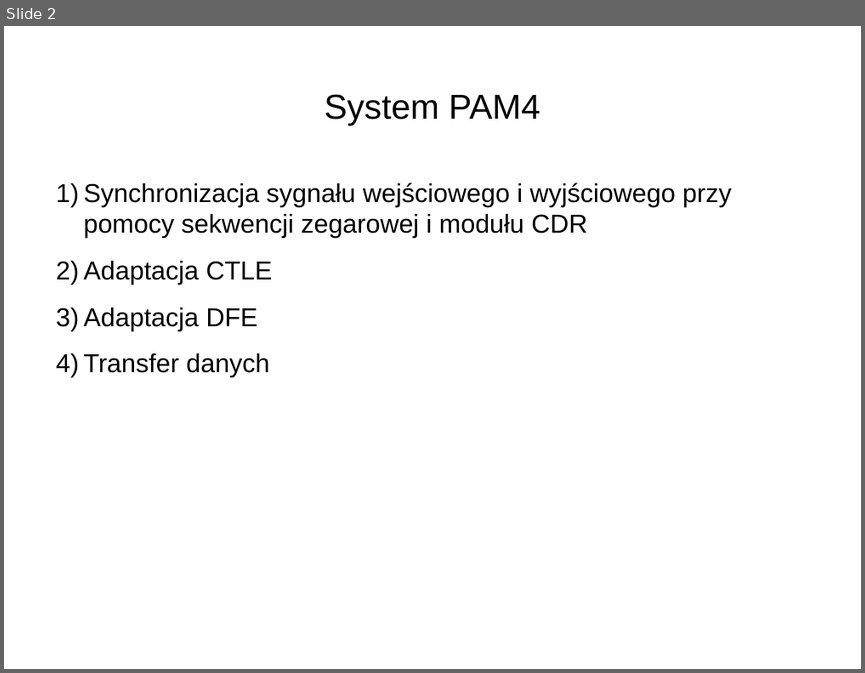
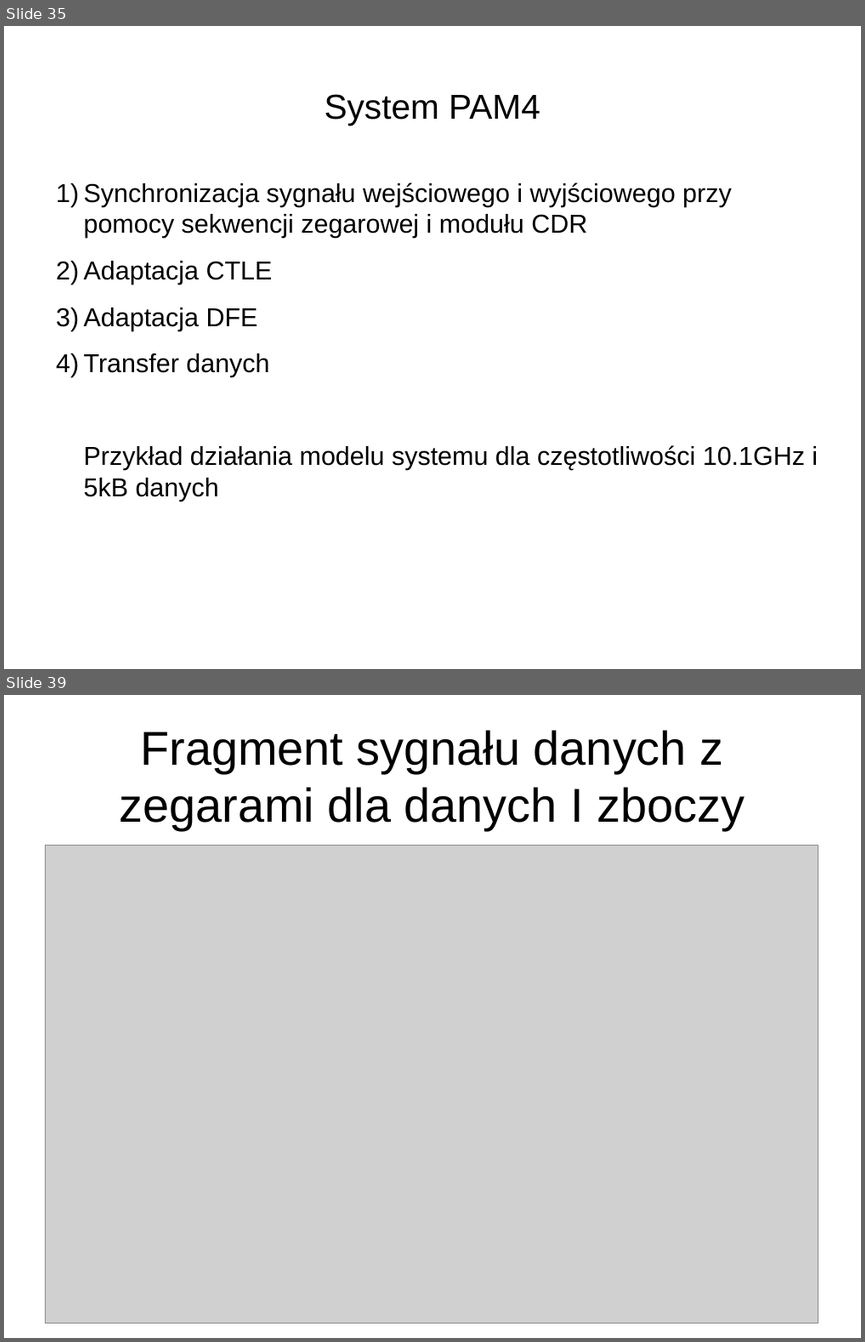
Before and after one commit to joannabp/ProjektSynopsys, a slide deck: Untitled 1.odp. Shown one above the other, each under a label of ours: slide 2 before the commit, slides 35 and 39 after it; the slides between them are not shown. The pictures are 865x673 and 865x1342 pixels, drawn with LibreOffice and Linux fonts; fonts in the diff are those of the drawing; grey boxes stand for pictures. Boxes give left, top, right and bottom in pixels: in the first picture for what was removed or moved away, otherwise in the second. Text is boxed around its words. In the diff, an @@ line names an element or a change of style, - is before the commit and + after.

```diff
--- a/Untitled 1.odp
+++ b/Untitled 1.odp
@@ slide 39 added at <box>4,695,861,1338</box>, background #FFFFFF @@
@@ title added at <box>120,730,744,830</box>, 44 pt, text #000000 @@
+Fragment sygnału danych z zegarami dla danych I zboczy
@@ picture added at <box>45,845,818,1323</box> @@
@@ what was slide 2 is now slide 35 @@
@@ slide 35 changed as well @@
@@ text at <box>84,445,817,501</box>: paragraph added @@
+Przykład działania modelu systemu dla częstotliwości 10.1GHz i 5kB danych
```
Also in this commit, not shown: 2 other slides changed, 18 other slides added.
